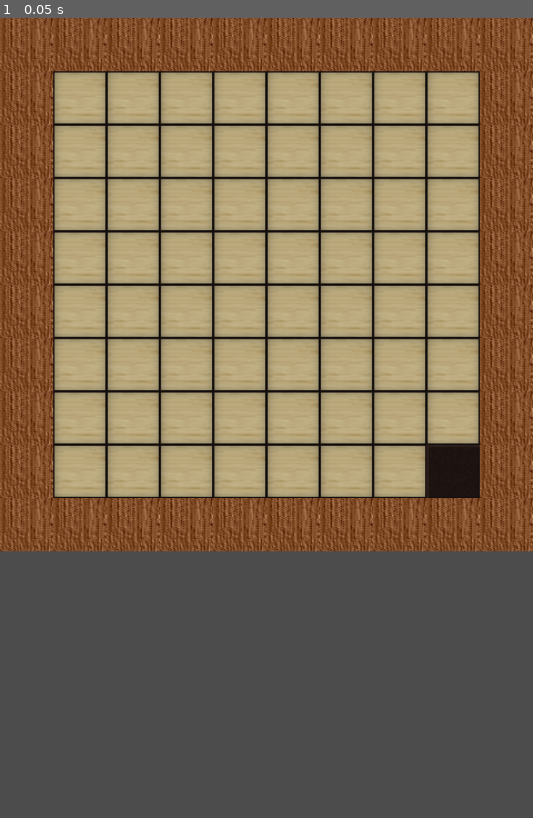
Above: before the commit, frame 1.
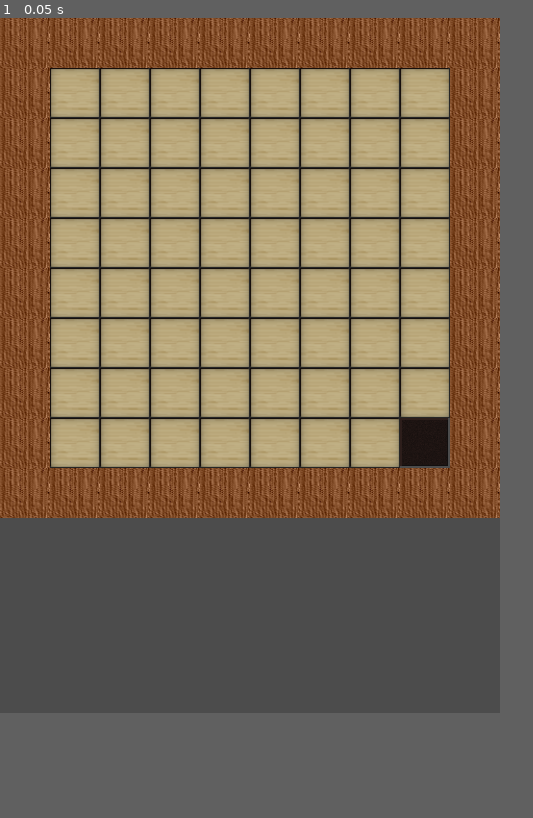
Above: after the commit, the same moment.

Repository: ahmetilgin/WordFinding
Game: Godot game, scene res://game.tscn
Same seed, same stepped clock (60 frames per second), same inputs: the game is played once before the commit and once after it.
Inputs:
- Up to frame 1 (0.05 s): no input
In our replay, the window is 533x800 before the commit and 500x695 after it. These sizes can differ from the game's own. Grey fills any space a smaller window leaves; there, only what the larger window draws over its background counts as a difference.

The runs differ from the first frame. In frame 1, 30% of the frame differs, in the area x 0-100%, y 0-67%.

Commit message:
ilk bug fix

Diff:
--- a/Background.tscn
+++ b/Background.tscn
@@ -4,7 +4,7 @@
 
 [node name="background" type="Node2D"]
 
-[node name="TextureRect" type="TextureRect" parent="."]
+[node name="background" type="TextureRect" parent="."]
 margin_right = 40.0
 margin_bottom = 40.0
 texture = ExtResource( 1 )
--- a/Block.gd
+++ b/Block.gd
@@ -1,4 +1,4 @@
-extends TextureButton
+extends TouchScreenButton
 
 
 # Called when the node enters the scene tree for the first time.
@@ -26,7 +26,7 @@
 		result = Globals.rotations.right
 	return result
 
-func _on_Block_pressed():
+func _on_block_button_pressed():
 	var look_around_result = look_around()
 	var global_position = get_parent().get_global_position()
 	if look_around_result != Globals.rotations.none:
@@ -43,3 +43,7 @@
 			get_parent().set_global_position(global_position + Vector2(-Globals.cell_size * Globals.divition_ratio,0))
 			pass
 	pass # Replace with function body.
+
+
+func _on_block_button_released():
+	pass # Replace with function body.
--- a/Block.tscn
+++ b/Block.tscn
@@ -4,45 +4,40 @@
 [ext_resource path="res://Block.gd" type="Script" id=2]
 
 [sub_resource type="RectangleShape2D" id=1]
-extents = Vector2( 22.4519, 22.6429 )
+extents = Vector2( 16.1403, 15.9239 )
 
 [node name="Block" type="KinematicBody2D"]
 
-[node name="block_button" type="TextureButton" parent="."]
-margin_right = 48.0
-margin_bottom = 48.0
-action_mode = 0
-texture_normal = ExtResource( 1 )
+[node name="block_button" type="TouchScreenButton" parent="."]
+normal = ExtResource( 1 )
 script = ExtResource( 2 )
-__meta__ = {
-"_edit_use_anchors_": false
-}
 
 [node name="BlockCollision" type="CollisionShape2D" parent="."]
 position = Vector2( 24, 24 )
-z_index = -1
+z_index = 1
 shape = SubResource( 1 )
 
 [node name="DownCast" type="RayCast2D" parent="."]
 position = Vector2( 24, 24 )
 enabled = true
-cast_to = Vector2( 0, 48 )
+cast_to = Vector2( 0, 35.817 )
 
 [node name="RightCast" type="RayCast2D" parent="."]
 position = Vector2( 24, 24 )
 rotation = -1.5708
 enabled = true
-cast_to = Vector2( 0, 48 )
+cast_to = Vector2( 0, 35.817 )
 
 [node name="LeftCast" type="RayCast2D" parent="."]
 position = Vector2( 24, 24 )
 rotation = 1.5708
 enabled = true
-cast_to = Vector2( 0, 48 )
+cast_to = Vector2( 0, 35.817 )
 
 [node name="UpCast" type="RayCast2D" parent="."]
 position = Vector2( 24, 24 )
 rotation = -3.14159
 enabled = true
-cast_to = Vector2( 0, 48 )
-[connection signal="pressed" from="block_button" to="block_button" method="_on_Block_pressed"]
+cast_to = Vector2( 0, 35.817 )
+[connection signal="pressed" from="block_button" to="block_button" method="_on_block_button_pressed"]
+[connection signal="released" from="block_button" to="block_button" method="_on_block_button_released"]
--- a/game.gd
+++ b/game.gd
@@ -38,7 +38,8 @@
 			var back = background.instance()
 			add_child(back)
 			back.set_z_index(-1)
-			back.set_scale(Vector2(Globals.divition_ratio,Globals.divition_ratio))
+			var back_size = back.get_node("background").rect_size
+			back.get_node("background")._set_size(back_size * Globals.divition_ratio)
 			back.set_global_position(Vector2(x * current_cell_size + current_cell_size, y* current_cell_size + current_cell_size))
 			if x == Globals.map_size - 1 and y == Globals.map_size - 1:
 				continue
--- a/project.godot
+++ b/project.godot
@@ -25,9 +25,13 @@
 
 [display]
 
-window/size/width=800
-window/size/height=1200
+window/size/width=500
+window/size/height=695
 window/size/resizable=false
+
+[input_devices]
+
+pointing/emulate_touch_from_mouse=true
 
 [rendering]
 
